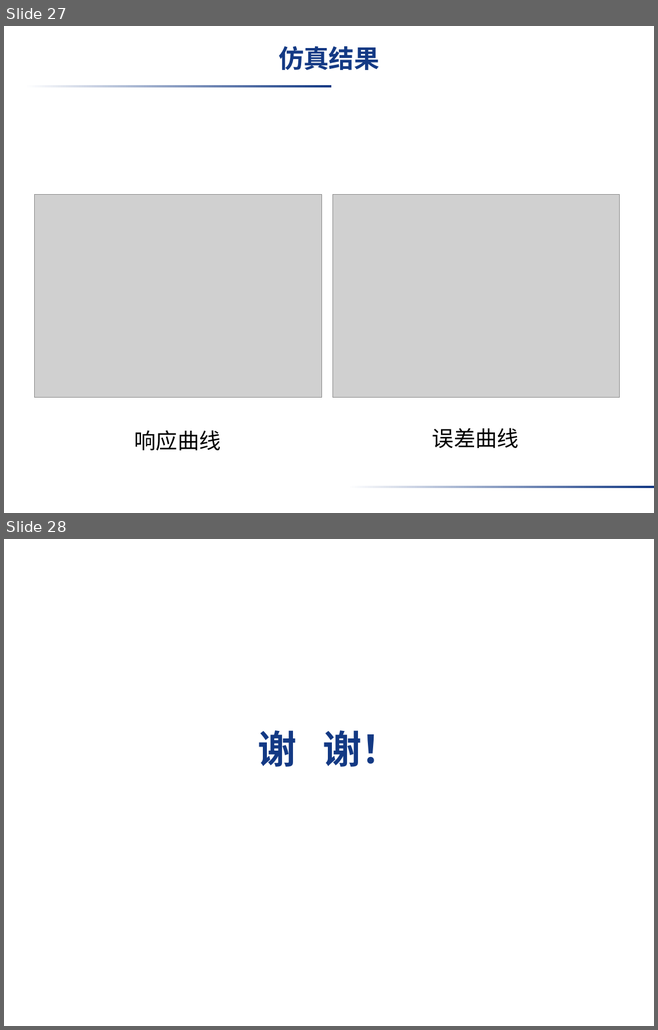
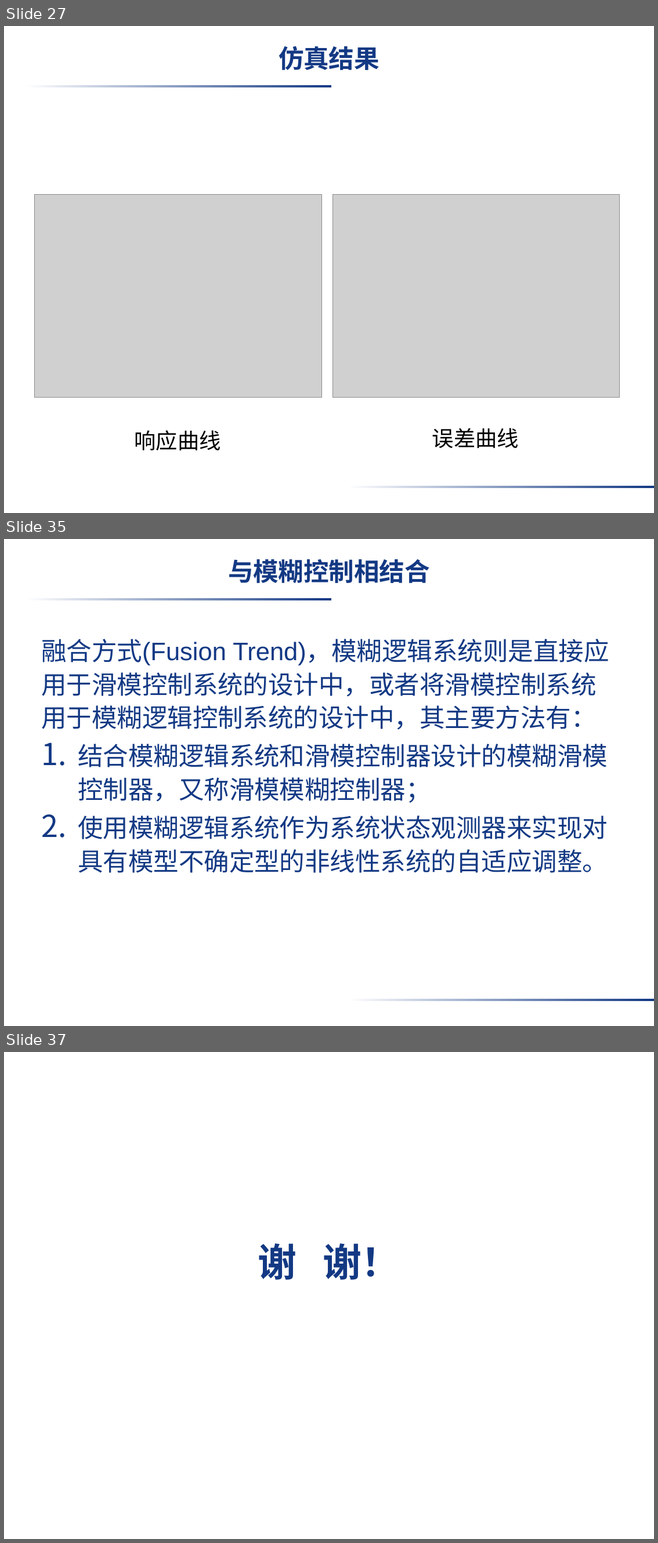
Before and after one commit to liujimu/fuzzy_control_homework, a slide deck: 第一次作业_刘继沐.pptx. Shown one above the other, each under a label of ours: slides 27 and 28 before the commit, slides 27, 35 and 37 after it; the slides between them are not shown. The pictures are 658x1030 and 658x1543 pixels, drawn with LibreOffice and Linux fonts; fonts in the diff are those of the drawing; grey boxes stand for pictures; background and template pictures are left out. Boxes give left, top, right and bottom in pixels: in the first picture for what was removed or moved away, otherwise in the second. Text is boxed around its words. In the diff, an @@ line names an element or a change of style, - is before the commit and + after.

```diff
--- a/第一次作业_刘继沐.pptx
+++ b/第一次作业_刘继沐.pptx
@@ slide 35 added at <box>4,539,654,1026</box>, background picture (left out); not listed: 2 template elements that a slide beside it also shows @@
@@ title added at <box>228,559,430,583</box>, 28 pt, text #133984, bold @@
+与模糊控制相结合
@@ text added at <box>41,639,608,873</box>, 28 pt, text #133984 @@
+融合方式(Fusion Trend)，模糊逻辑系统则是直接应用于滑模控制系统的设计中，或者将滑模控制系统用于模糊逻辑控制系统的设计中，其主要方法有：
+1. 结合模糊逻辑系统和滑模控制器设计的模糊滑模控制器，又称滑模模糊控制器；
+2. 使用模糊逻辑系统作为系统状态观测器来实现对具有模型不确定型的非线性系统的自适应调整。
@@ what was slide 28 is now slide 37 @@
```
Also in this commit, not shown: 8 other slides added, 1 other file.
